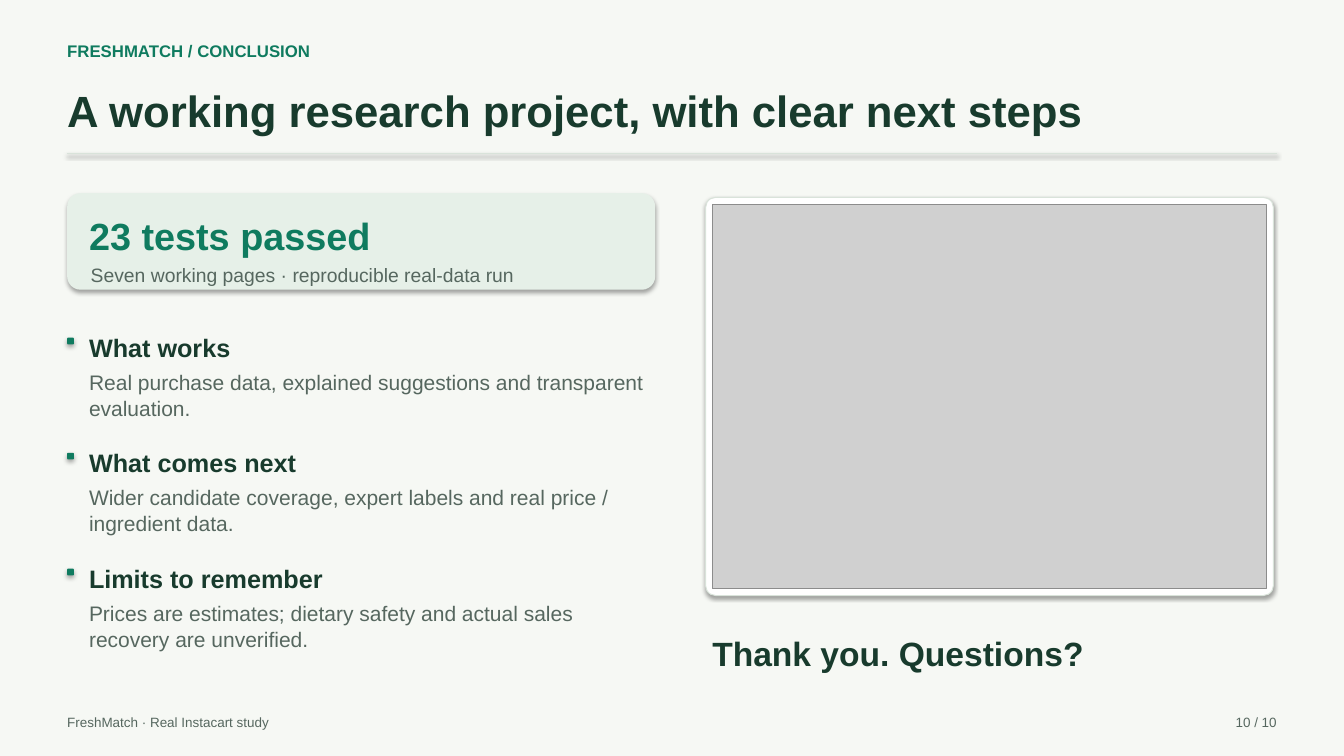
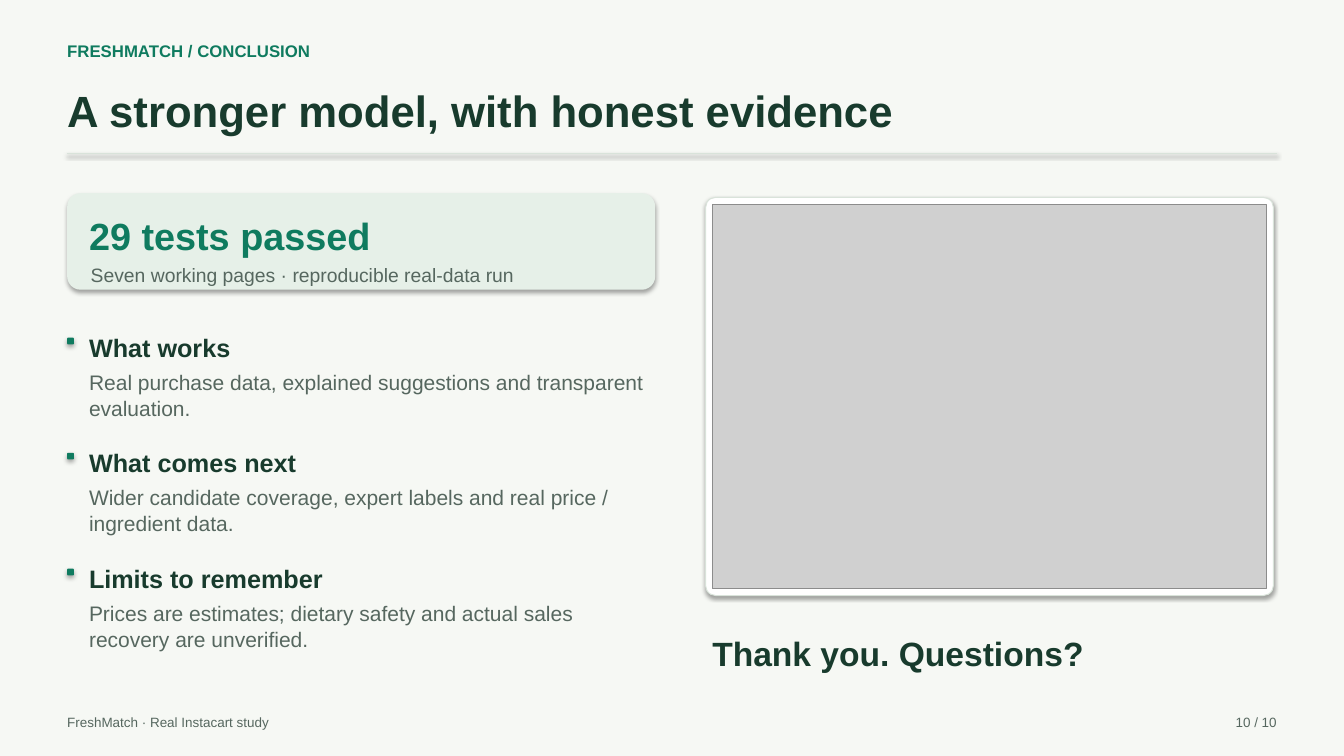
Before and after one commit to RangaMokshagna/FreshMatch, a slide deck: slide 10 of presentations/FreshMatch_Project_Presentation.pptx. Drawn at 1344x756 pixels with LibreOffice and Linux fonts; fonts in the diff are those of the drawing; grey boxes stand for pictures. Boxes give left, top, right and bottom in pixels: in the first picture for what was removed or moved away, otherwise in the second. Text is boxed around its words. In the diff, an @@ line names an element or a change of style, - is before the commit and + after.

```diff
--- a/presentations/FreshMatch_Project_Presentation.pptx
+++ b/presentations/FreshMatch_Project_Presentation.pptx
@@ text at (67, 95, 893, 136): text changed @@
-A working research project, with clear next steps
+A stronger model, with honest evidence
@@ text at (89, 222, 370, 258): text changed @@
-23 tests passed
+29 tests passed
```
Also in this commit, not shown: 2 other slides changed, 1 slide added, 1 slide removed, 44 other files.
